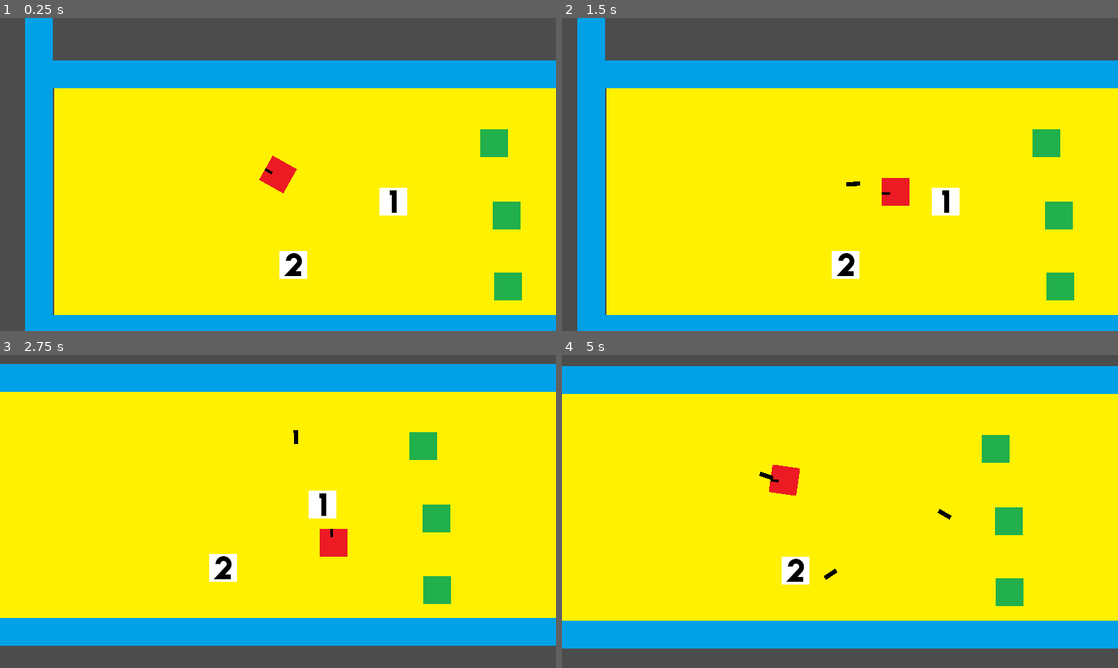
Above: before the commit, frames 1-4 (two rows, left to right).
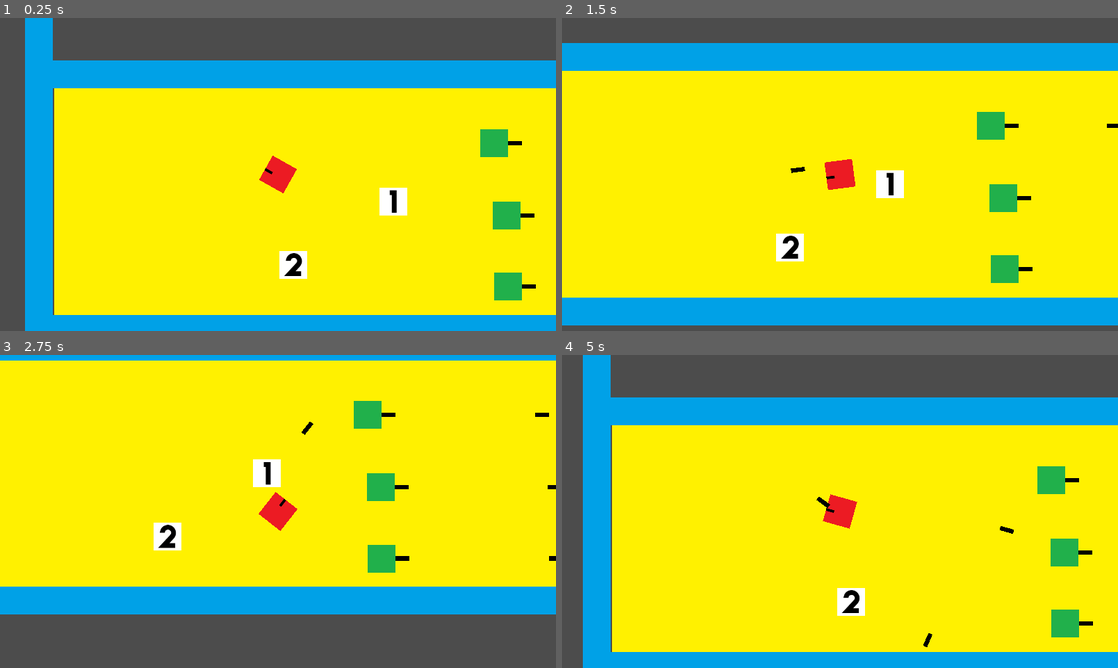
Above: after the commit, the same moments.

Repository: devmcclu/Project-FreeGUN
Game: Godot game, scene res://Levels/Main.tscn
The game is run twice, just before and just after one commit, with the same random seed, the same clock (stepped at 60 frames per second) and the same inputs.
Inputs (mouse positions are in pixels of both pictures, inside the frame that each line leads up to):
- Up to frame 1 (0.25 s): no input
- Up to frame 2 (1.5 s): tap Enter at 0.5 s; move the mouse to (962, 158) at 0.52 s; hold D (player_move_right) 0.53-1.28 s; click (962, 158) at 0.6 s; move the mouse to (728, 190) at 1.27 s; hold S (player_move_down) from 1.28 s (still down); click (728, 190) at 1.35 s
- Up to frame 3 (2.75 s): move the mouse to (333, 442) at 2.02 s; release S (player_move_down) at 2.03 s; hold D (player_move_right) from 2.03 s (still down); tap 1 (switch_weapon_1) at 2.1 s; click (333, 442) at 2.3 s
- Up to frame 4 (5 s): move the mouse to (812, 574) at 2.77 s; release D (player_move_right) at 2.78 s; hold W (player_move_up) 2.78-3.53 s; tap 2 (switch_weapon_2) at 2.85 s; click (812, 574) at 3.05 s; move the mouse to (1006, 558) at 3.52 s; hold A (player_move_left) from 3.53 s (still down); tap 3 (switch_weapon_3) at 3.6 s; click (1006, 558) at 3.8 s; move the mouse to (673, 464) at 4.27 s; tap Mouse wheel up (weapon_up) at 4.35 s; click (673, 464) at 4.55 s

The runs differ from the first frame. In frame 1, 0.1% of the frame differs, in the area x 91-97%, y 39-87%; in frame 2, 29%; in frame 3, 36%; in frame 4, 43%, in the area x 0-100%, y 0-100%.

Commit message:
Enemies Fire Gun
Enemies AI fires a projectile, used to test out player health

Diff:
--- a/Characters/enemy.tscn
+++ b/Characters/enemy.tscn
@@ -1,7 +1,8 @@
-[gd_scene load_steps=4 format=2]
+[gd_scene load_steps=5 format=2]
 
 [ext_resource path="res://enemy.gd" type="Script" id=1]
 [ext_resource path="res://graphics/enemy.png" type="Texture" id=2]
+[ext_resource path="res://graphics/bullet.png" type="Texture" id=3]
 
 [sub_resource type="RectangleShape2D" id=1]
 
@@ -10,7 +11,6 @@
 
 [node name="enemy" type="RigidBody2D"]
 
-editor/display_folded = true
 input_pickable = false
 collision_layer = 1
 collision_mask = 7
@@ -43,3 +43,19 @@
 [node name="CollisionShape2D" type="CollisionShape2D" parent="." index="1"]
 
 shape = SubResource( 1 )
+
+[node name="shoot_timer" type="Timer" parent="." index="2"]
+
+process_mode = 1
+wait_time = 1.0
+one_shot = false
+autostart = true
+
+[node name="bullet_spawn" type="Sprite" parent="." index="3"]
+
+position = Vector2( 48, 0 )
+rotation = 1.5708
+texture = ExtResource( 3 )
+_sections_unfolded = [ "Transform", "Visibility" ]
+
+[connection signal="timeout" from="shoot_timer" to="." method="_on_ShootTimer_timeout"]
--- a/Characters/player.tscn
+++ b/Characters/player.tscn
@@ -14,7 +14,7 @@
 custom_solver_bias = 0.0
 extents = Vector2( 32.1106, 32.283 )
 
-[node name="player" type="KinematicBody2D" index="0"]
+[node name="player" type="KinematicBody2D"]
 
 position = Vector2( 278.874, 231.712 )
 input_pickable = false
@@ -35,8 +35,32 @@
 texture = ExtResource( 2 )
 _sections_unfolded = [ "Transform" ]
 
-[node name="camera" type="Camera2D" parent="." index="2"]
+[node name="bullet_spawn" type="Sprite" parent="." index="2"]
 
+visible = false
+position = Vector2( 48, 0 )
+rotation = 1.5708
+texture = ExtResource( 3 )
+_sections_unfolded = [ "Offset", "Transform" ]
+
+[node name="Area2D" type="Area2D" parent="." index="3"]
+
+visible = false
+input_pickable = true
+gravity_vec = Vector2( 0, 1 )
+gravity = 98.0
+linear_damp = 0.1
+angular_damp = 1.0
+audio_bus_override = false
+audio_bus_name = "Master"
+
+[node name="CollisionShape2D" type="CollisionShape2D" parent="Area2D" index="0"]
+
+shape = SubResource( 2 )
+
+[node name="Camera2D" type="Camera2D" parent="." index="4"]
+
+rotation = 1.5708
 anchor_mode = 1
 rotating = false
 current = true
@@ -52,35 +76,13 @@
 smoothing_speed = 5.0
 offset_v = 0.0
 offset_h = 0.0
-drag_margin_left = 0.2
-drag_margin_top = 0.2
-drag_margin_right = 0.2
-drag_margin_bottom = 0.2
+drag_margin_left = 0.0
+drag_margin_top = 0.0
+drag_margin_right = 0.0
+drag_margin_bottom = 0.0
 editor_draw_screen = true
 editor_draw_limits = false
 editor_draw_drag_margin = false
-
-[node name="bullet_spawn" type="Sprite" parent="." index="3"]
-
-visible = false
-position = Vector2( 48, 0 )
-rotation = 1.5708
-texture = ExtResource( 3 )
-_sections_unfolded = [ "Offset", "Transform" ]
-
-[node name="Area2D" type="Area2D" parent="." index="4"]
-
-visible = false
-input_pickable = true
-gravity_vec = Vector2( 0, 1 )
-gravity = 98.0
-linear_damp = 0.1
-angular_damp = 1.0
-audio_bus_override = false
-audio_bus_name = "Master"
-
-[node name="CollisionShape2D" type="CollisionShape2D" parent="Area2D" index="0"]
-
-shape = SubResource( 2 )
+_sections_unfolded = [ "Drag Margin", "Smoothing" ]
 
 [connection signal="area_entered" from="Area2D" to="." method="_on_Area2D_area_entered"]
--- /dev/null
+++ b/Levels/Camera2D.gd
@@ -0,0 +1,16 @@
+extends Camera2D
+
+# class member variables go here, for example:
+# var a = 2
+# var b = "textvar"
+
+func _ready():
+	# Called every time the node is added to the scene.
+	# Initialization here
+	pass
+
+func _process(delta):
+	# Called every frame. Delta is time since last frame.
+	# Update game logic here.
+	align()
+	pass
--- a/Levels/Main.tscn
+++ b/Levels/Main.tscn
@@ -43,12 +43,10 @@
 
 [node name="enemy" parent="." index="2" instance=ExtResource( 3 )]
 
-editor/display_folded = false
 position = Vector2( 805.116, 325.649 )
 
 [node name="enemy2" parent="." index="3" instance=ExtResource( 3 )]
 
-editor/display_folded = false
 position = Vector2( 776.005, 159.475 )
 
 [node name="enemy3" parent="." index="4" instance=ExtResource( 3 )]
--- a/Player.gd
+++ b/Player.gd
@@ -21,8 +21,13 @@
 	# Initialization here
 	pass
 
+func health_check():
+	if self.health <= 0:
+		self.queue_free()
+
 func _process(delta):
 	#Player fire variable
+	health_check()
 	var fire_gun = Input.is_action_just_pressed("fire_gun")
 
 	#PLayer switch weapon variables
--- a/bullet.tscn
+++ b/bullet.tscn
@@ -8,7 +8,7 @@
 custom_solver_bias = 0.0
 extents = Vector2( 16.0186, 4.96663 )
 
-[node name="bullet" type="RigidBody2D"]
+[node name="bullet" type="RigidBody2D" index="0"]
 
 position = Vector2( 521.097, 238.836 )
 input_pickable = false
--- a/enemy.gd
+++ b/enemy.gd
@@ -5,6 +5,8 @@
 # var b = "textvar"
 
 var health = 100
+var gun_stats = [0, 500, 34]
+var gun_ammo = [1, 0, 0]
 
 func _ready():
 	# Called every time the node is added to the scene.
@@ -15,3 +17,19 @@
 	if self.health <= 0:
 		self.queue_free()
 	pass
+
+
+func _on_ShootTimer_timeout():
+	print("fire")
+	var newBullet = load("res://bullet.tscn").instance()
+	$"../".add_child(newBullet)
+	newBullet.position = $"bullet_spawn".global_position
+	newBullet.rotation = self.rotation
+	newBullet.linear_velocity = Vector2(cos(self.rotation)*gun_stats[1], sin(self.rotation)*gun_stats[1])
+	newBullet.parent = self
+	if gun_stats[0] > 0:
+		self.gun_ammo[gun_stats[0]] -= 1
+		print(gun_ammo[gun_stats[0]])
+		print("one less")
+	print(newBullet.parent)
+	pass # replace with function body
Not shown, changed: graphics/Player.png.import
Not shown, changed: graphics/background.png.import
Not shown, changed: graphics/bullet.png.import
Not shown, changed: graphics/enemy.png.import
Not shown, changed: icon.png.import
